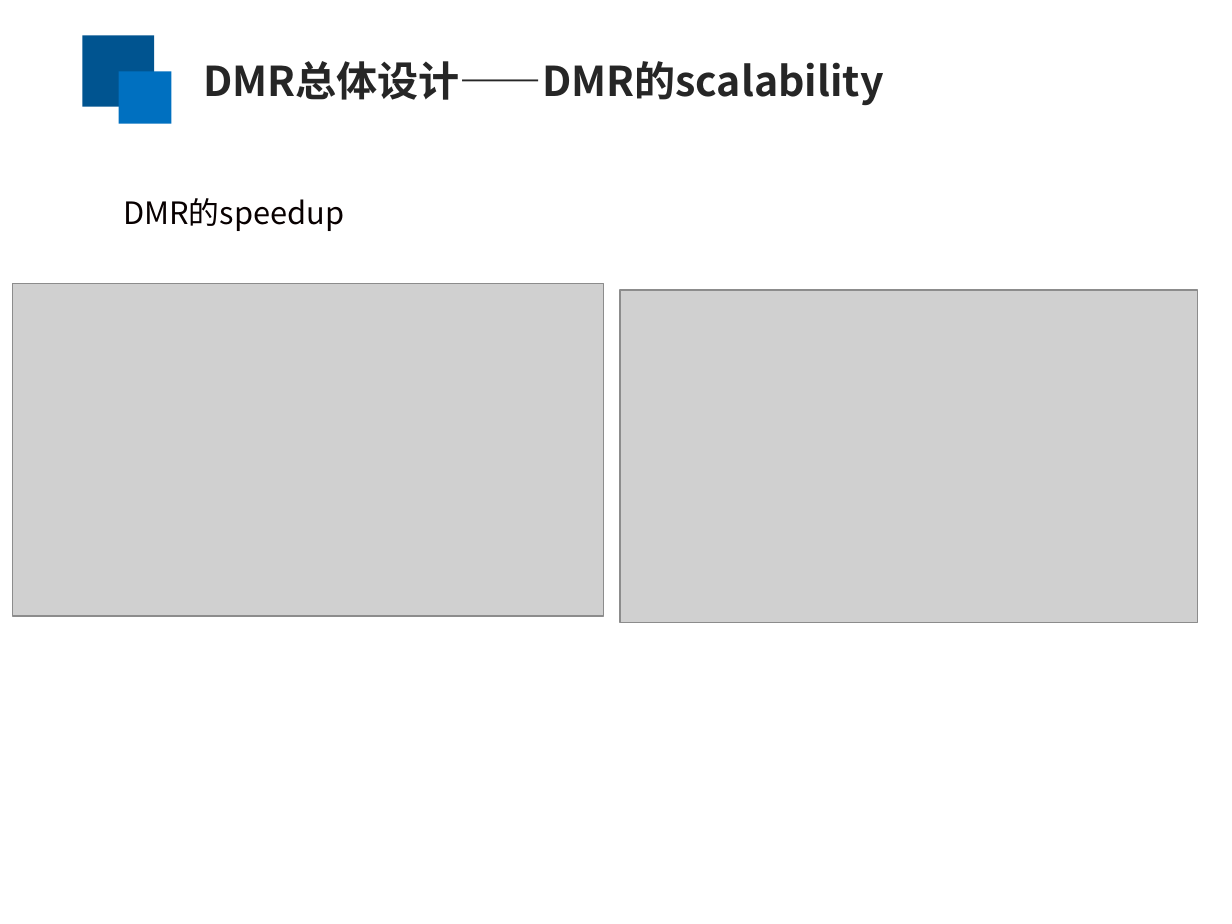
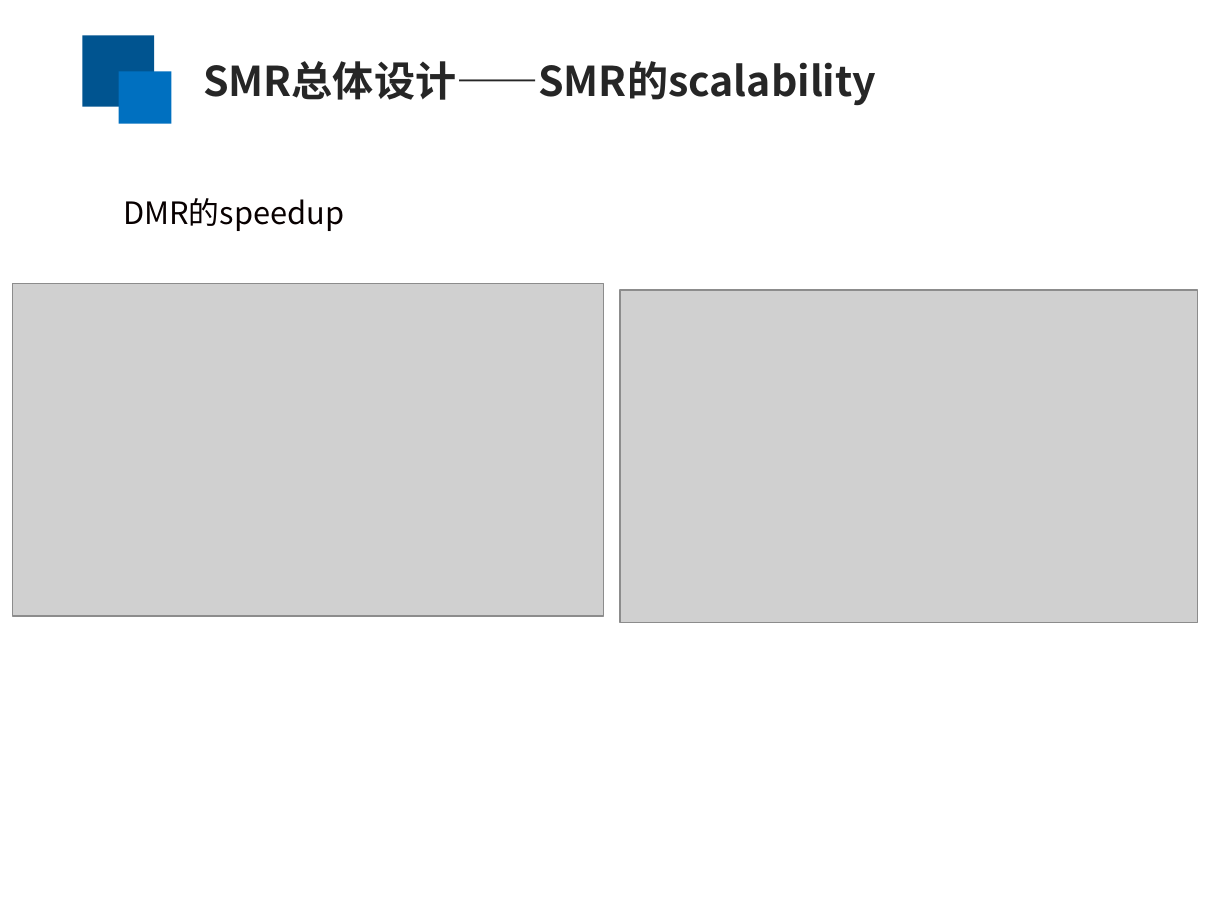
Before and after one commit to yufenyu/work, a slide deck: slide 13 of dmr_paper/paper/chinaSys-2016.ppt. Drawn at 1232x924 pixels with LibreOffice and Linux fonts; fonts in the diff are those of the drawing; grey boxes stand for pictures. Boxes give left, top, right and bottom in pixels: in the first picture for what was removed or moved away, otherwise in the second. Text is boxed around its words. In the diff, an @@ line names an element or a change of style, - is before the commit and + after.

```diff
--- a/dmr_paper/paper/chinaSys-2016.ppt
+++ b/dmr_paper/paper/chinaSys-2016.ppt
@@ text at bbox=[203, 61, 876, 105]: text changed @@
-DMR总体设计——DMR的scalability
+SMR总体设计——SMR的scalability
```
Also in this commit, not shown: 9 other slides changed.
